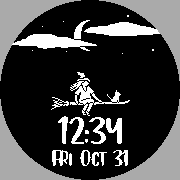
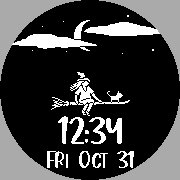
The second w=180, h=180 image is a revision of the first. Changes to its layers:
painted on "Fri Oct 31" over [47, 150, 134, 168]
showed "standing" over [107, 90, 123, 103]
hid "sitting" over [107, 90, 122, 103]
showed "time-aura", moved it above "broom" over [47, 150, 134, 168]
